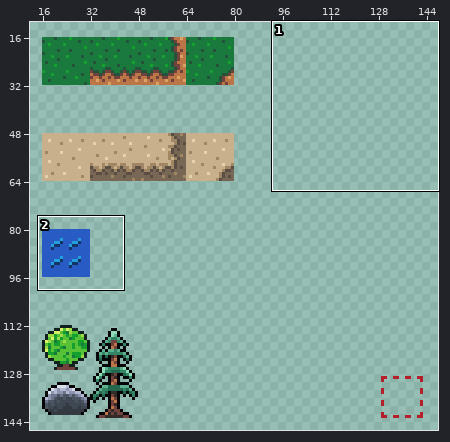
Pixel-art file: assets/sprites/WIP/bg_tileset.aseprite. Above: a wide view before the commit, with the close-up outlined.
Close-up. First the earlier version:
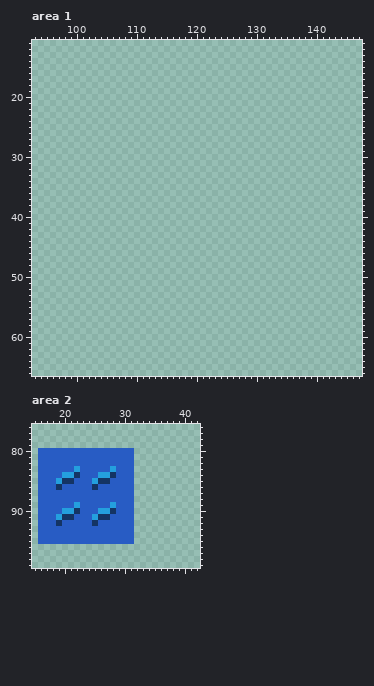
160x160 pixels, 1 frame. Shown: area 1: x 93..147, y 11..66; area 2: x 15..42, y 76..99. The wide view leaves out empty margins.
Once edited:
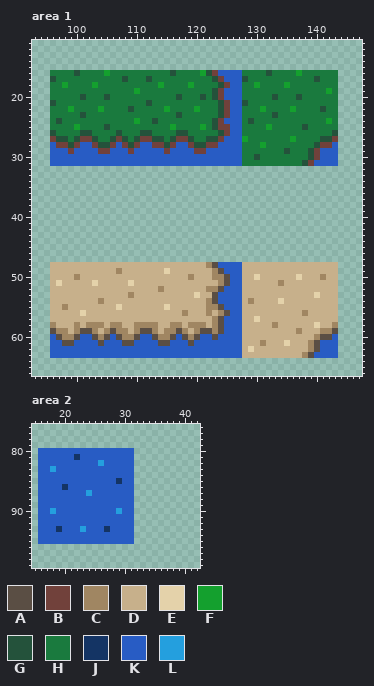
Palette (. is transparent): A #5a4e44  B #71413b  C #a08662  D #c7b08b  E #e4d2aa  F #14a02e  G #24523b  H #1a7a3e  J #143464  K #285cc4  L #249fde
Commit message: Added edge water tiles
From old to new:
layer "Layer 2" added
Area 1, layers "Layer 2", "Layer 1":
y 16: x 96..143 ................................................ -> HHHHGHHHHFHHHHHHHHHHGHHHHFGBKKKKHHHHGHHHHFHHHHHH
y 17: x 96..143 ................................................ -> GHHHHHHHHHHHGHHHGHHHHHHHHHHGBKKKGHHHHHHHHHHHGHHH
y 18: x 96..143 ................................................ -> HHFHHHHFHHHHHHHHHHFHHHHFHHHHGBKKHHFHHHHFHHHHHHHH
y 19: x 96..143 ................................................ -> HHHHHHHHHHHHHHFHHHHHHHHHHHHGBKKKHHHHHHHHHHHHHHFH
y 20: x 96..143 ................................................ -> HHHHHGHHHGHHHHHHHHHHHGHHHGHGBKKKHHHHHGHHHGHHHHHH
y 21: x 96..143 ................................................ -> GHHHHHHHHHHHHHHHGHHHHHHHHHHHGBKKGHHHHHHHHHHHHHHH
y 22: x 96..143 ................................................ -> HHHFHHHHFHHHHGHHHHHFHHHHFHHHGBKKHHHFHHHHFHHHHGHH
y 23: x 96..143 ................................................ -> HHHHHGHHHHHHHHHHHHHHHGHHHHHHGBKKHHHHHGHHHHHHHHHH
y 24: x 96..143 ................................................ -> HGHHHHHHHHHHHHFHHGHHHHHHHHHGBKKKHGHHHHHHHHHHHHFH
y 25: x 96..143 ................................................ -> HHHHFHHHHGHHHHHHHHHHFHHHHFHGBBKKHHHHFHHHHHGHHHHH
y 26: x 96..143 ................................................ -> GHHHHGGHHHHGHHHGGHHHHGGHHHHHGBKKHHHHHHHHHHHHHHHG
y 27: x 96..143 ................................................ -> BGGHGBBGHHGBGHGBBGGHGBBGHHGGBKKKFHHHHHHHFHHHHGGB
y 28: x 96..143 ................................................ -> KBBGBKKBGGBKBGBKKBBGBKKBGGBBKKKKHHHFHHHHHHHHGBBK
y 29: x 96..143 ................................................ -> KKKBKKKKBBKKKBKKKKKBKKKKBBKKKKKKHHHHHHHGHHHGBKKK
y 30: x 96..143 ................................................ -> KKKKKKKKKKKKKKKKKKKKKKKKKKKKKKKKHHGHHHHHHHHGBKKK
y 31: x 96..143 ................................................ -> KKKKKKKKKKKKKKKKKKKKKKKKKKKKKKKKHHHHHHHHHHGBKKKK
y 48: x 96..143 ................................................ -> DDDDDDDDDDDDDDDDDDDDDDDDDDCAKKKKDDDDDDDDDDDDDDDD
y 49: x 96..143 ................................................ -> DDDDDDDDDDDCDDDDDDDEDDDDDDDCAKKKDDDDDDDDDDDDDDDD
y 50: x 96..143 ................................................ -> DDDDCDDDDDDDDDDDDDDDDDDCDDDCCAKKDDEDDDDDDEDDDCDD
y 51: x 96..143 ................................................ -> DEDDDDDEDDDDDEDDDDDDDDDDDDDDCAKKDDDDDDCDDDDDDDDD
y 52: x 96..143 ................................................ -> DDDDDDDDDDDDDDDDDDCDDDDDDDCCAKKKDDDDDDDDDDDDDDDD
y 53: x 96..143 ................................................ -> DDDDDDDDDDDDDCDDDDDDDDDDEDDAKKKKDDDDDDDDDDDDEDDD
y 54: x 96..143 ................................................ -> DDDDDDDDCDDDDDDDDDDDDDDDDDCAKKKKDCDDDDEDDDDDDDDD
y 55: x 96..143 ................................................ -> DDCDDDDDDDDEDDDDDDDEDDDDDDCCAKKKDDDDDDDDDDDDDDDD
y 56: x 96..143 ................................................ -> DDDDDEDDDDDDDDDDDDDDDDCDDDCDCAKKDDDDDDDDDDCDDDDD
y 57: x 96..143 ................................................ -> DDDDDDDDDDDDDDDDDDDDDDDDDDDCAKKKDDEDDDDDDDDDDDDD
y 58: x 96..143 ................................................ -> CDDDCDCCCDCCDDCCCCDDCCDCCCDCAKKKDDDDDCDDDDDDEDDC
y 59: x 96..143 ................................................ -> ACCDCAACDCACCDCAACDCCACDCAACAKKKDDDDDDDDDCDDDCCA
y 60: x 96..143 ................................................ -> KACCAKKACAKACCAKKACCAKACAKKAKKKKDDDDDDDDDDDDCAAK
y 61: x 96..143 ................................................ -> KKAAKKKKAKKKAAKKKKAAKKKAKKKKKKKKDDDCDDDEDDDCAKKK
y 62: x 96..143 ................................................ -> KKKKKKKKKKKKKKKKKKKKKKKKKKKKKKKKDEDDDDDDDDDCAKKK
y 63: x 96..143 ................................................ -> KKKKKKKKKKKKKKKKKKKKKKKKKKKKKKKKDDDDDDDDDDCAKKKK
Area 2, layer "Layer 1":
y 81: x 22 K -> J
y 82: x 26 K -> L
y 83: x 18 K -> L; x 22 L -> K; x 28 L -> K
y 84: x 20..22 LLJ -> KKK; x 26..28 LLJ -> KKK
y 85: x 19..21 LJJ -> KKK; x 25..27 LJJ -> KKK; x 29 K -> J
y 86: x 19..20 JK -> KJ; x 25 J -> K
y 87: x 24 K -> L
y 89: x 22 L -> K; x 28 L -> K
y 90: x 18 K -> L; x 20..22 LLJ -> KKK; x 26..29 LLJK -> KKKL
y 91: x 19..21 LJJ -> KKK; x 25..27 LJJ -> KKK
y 92: x 19 J -> K; x 25 J -> K
y 93: x 19 K -> J; x 23 K -> L; x 27 K -> J
Where, in picture pixels (left, top, right, bottom), the same in both close-ups:
added: (50, 70, 338, 166)
added: (50, 262, 338, 358)
changed: (50, 454, 122, 532)
